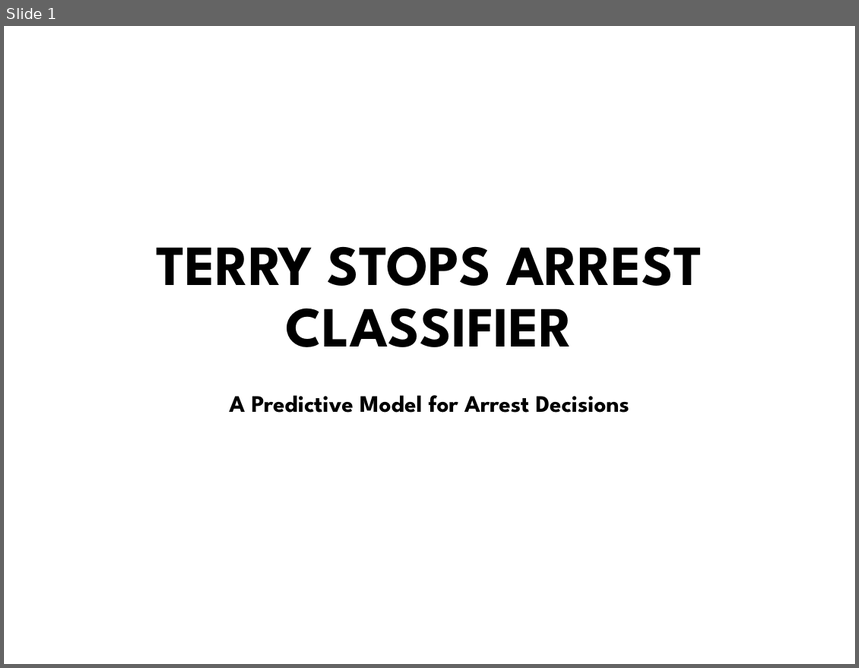
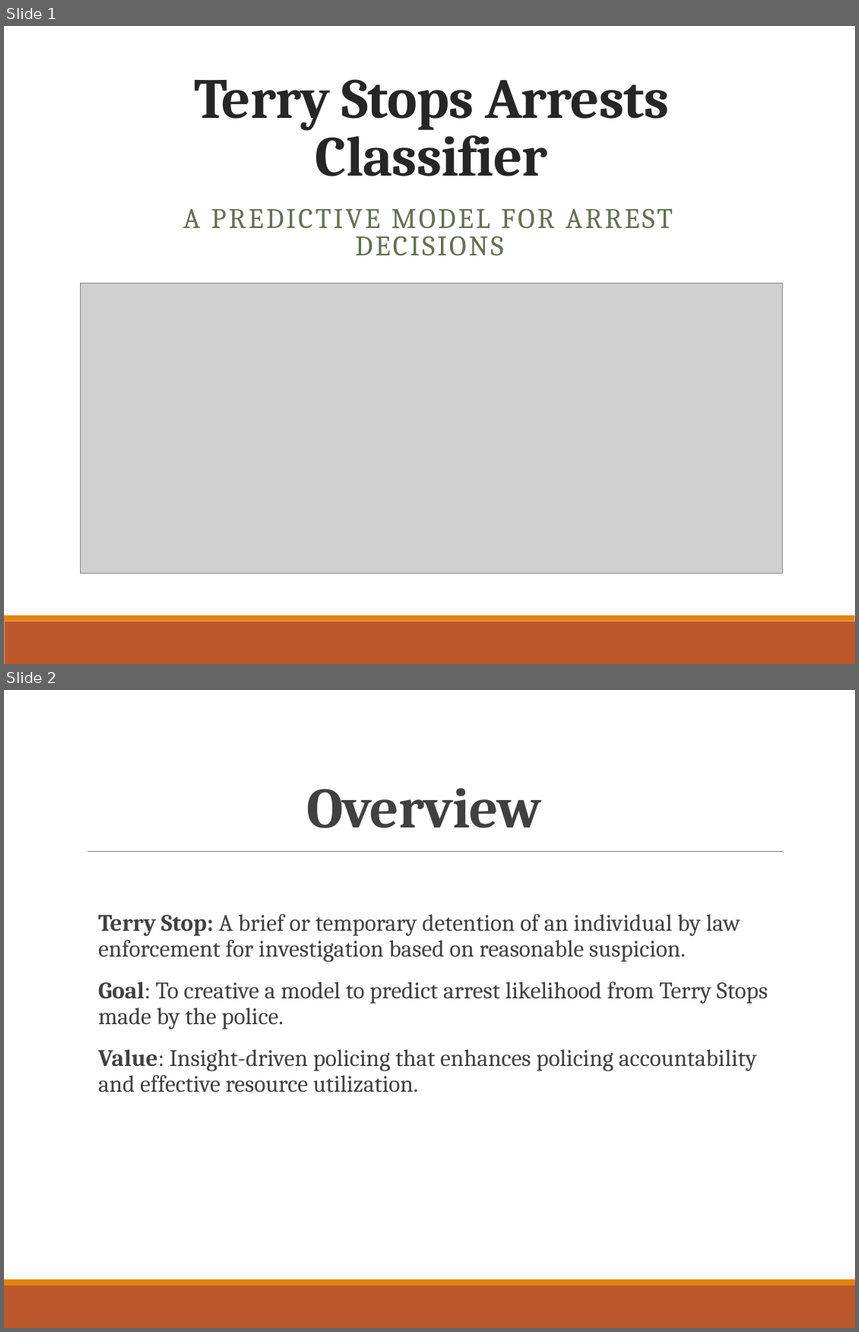
Before and after one commit to tingly-amua/Terry-Stops-Classifier, a slide deck: presentation.pptx. Shown one above the other, each under a label of ours: slide 1 before the commit, slides 1 and 2 after it. The pictures are 859x668 and 859x1332 pixels, drawn with LibreOffice and Linux fonts; fonts in the diff are those of the drawing; grey boxes stand for pictures; background and template pictures are left out. Boxes give left, top, right and bottom in pixels: in the first picture for what was removed or moved away, otherwise in the second. Text is boxed around its words. In the diff, an @@ line names an element or a change of style, - is before the commit and + after.

```diff
--- a/presentation.pptx
+++ b/presentation.pptx
@@ slide 2 added at [4,690,855,1328], background #FFFFFF; not listed: 2 template elements that a slide beside it also shows @@
@@ title added at [306,788,541,828], 48 pt, text #404040, bold @@
+Overview
@@ line added from (88, 852) to (783, 852), #808080 0.5 pt @@
@@ text added at [98,914,768,1093], 20 pt, text #404040 @@
+  Terry Stop: A brief or temporary detention of an individual by law enforcement for investigation based on reasonable suspicion.
+  Goal: To creative a model to predict arrest likelihood from Terry Stops made by the police.
+  Value: Insight-driven policing that enhances policing accountability and effective resource utilization.
@@ slide 1 changed as well @@
@@ title at [194,79,670,176]: text changed; font League Spartan to Cambria; text colour #000000 to #262626 @@
-TERRY STOPS ARREST CLASSIFIER
+Terry Stops Arrests Classifier
@@ subtitle at [183,209,673,256]: text changed; size 20 to 24 pt; font League Spartan to Cambria; text colour #000000 to #637052; bold off @@
-A Predictive Model for Arrest Decisions
+A PREDICTIVE MODEL FOR ARREST DECISIONS
@@ picture added at [81,283,783,573] @@
@@ rectangle added at [4,616,855,622], fill #E48312 @@
@@ rectangle added at [4,622,855,664], fill #BD582C @@
```
Also in this commit, not shown: 6 other slides changed, 8 other slides added, 1 slide removed, 5 other files.
